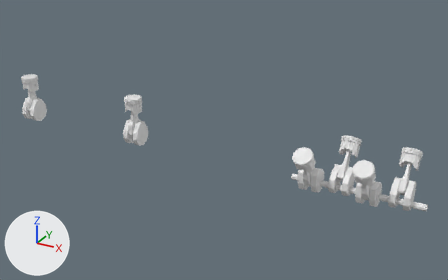
The Blender file piston.blend: old version first, new version second.
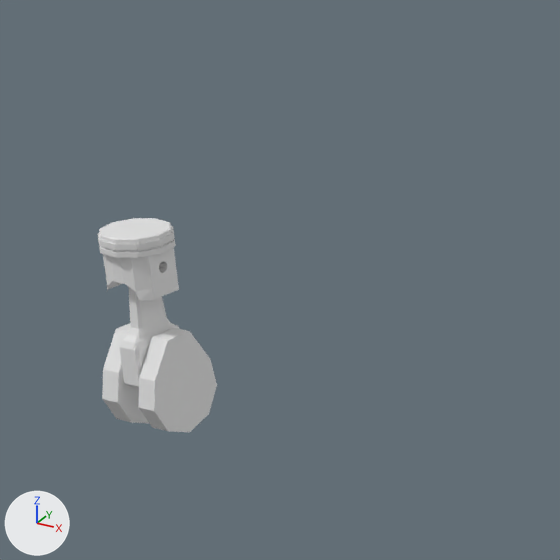
There are two pictures of each version: one whole from a 50 mm camera at (22.6, -59.6, 28.8) aimed at (-10.9, 1.3, -1.6), one close up on the part from 0% to 27% of the width and 10% to 53% of the height. Lighting does not change. The marker at lower left points along +X, +Y and +Z.
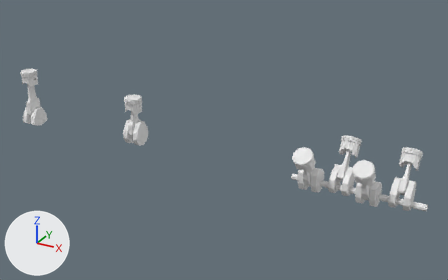
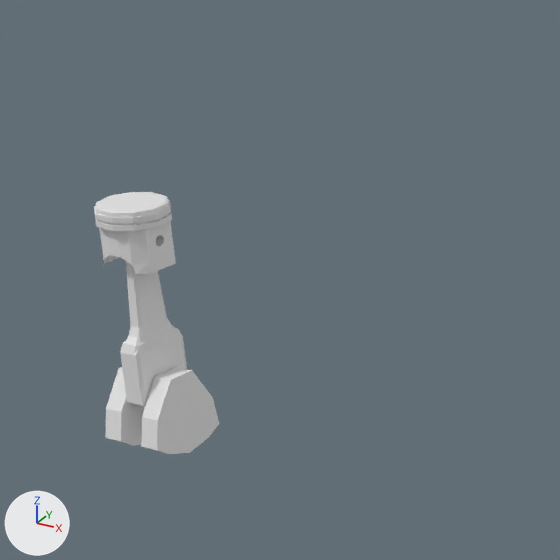
Commit message: Just about right

Pixel boxes [x1, y1, x2, y2] of what changed, in the close-ups (560 x 560 px; the box of a moved part takes in the faces that stretch with it):
'Cylinder.007', reshaped, moved (20% shorter)
    before: [102, 323, 217, 432]
    after: [105, 367, 219, 454]
'Cylinder.006', moved
    before: [98, 218, 179, 301]
    after: [94, 192, 176, 274]
'Cube.008', reshaped, moved (10% wider, 45% taller)
    before: [119, 287, 180, 388]
    after: [120, 262, 187, 409]
part 2 of me_cylinder_002, moved or reshaped
    before: [102, 364, 149, 423]
    after: [108, 398, 144, 445]
part 3 of me_cylinder_002, moved or reshaped
    before: [139, 331, 217, 432]
    after: [144, 371, 219, 454]

Edits to the bpy script that builds the scene:
```text
Change me_cube_001:
    used by ob_cube_008; location = (-40.94, -0.12, -2.24); rotation_euler = (-0.000629, -0.00219, 0.0), in degrees (0, -0.1, 0); scale = (0.366, 1.0, 1.0)
    remove me_cube_001.from_pydata(...)  # 184 vertices, 186 faces; spans x -1.0..1.0, y -1.0..1.0, z -0.44..3.6
    add me_cube_001.from_pydata(...)  # 200 vertices, 202 faces; spans x -1.0..1.0, y -1.0..1.0, z -1.22..4.13
    me_cube_001 part 1: 184 vertices removed from x -1.0..1.0, y -1.0..1.0, z -0.44..3.6; 200 vertices added at x -1.0..1.0, y -1.0..1.0, z -1.22..4.13
Change me_cylinder_002:
    where me_cylinder_002.from_pydata(...)  # 36 vertices, 22 faces; spans x -1.36..0.98, y -0.94..1.0, z -1.03..5.61
    used by ob_cylinder_007; location = (-41.7, -0.02, -2.92); rotation_euler = (-1.571, 1.375, -1.571), in degrees (-90, 79, -90); scale = (1.36, 1.36, 0.326)
    before: 2 (0.64, 0.77, -1.0), 3 (0.64, 0.77, 1.0), 6 (0.87, -0.5, -1.0) at pixel (116, 418), 7 (0.87, -0.5, 1.0) at pixel (132, 422)
    before: 20 (0.64, 0.77, 3.61), 21 (0.64, 0.77, 5.61) at pixel (208, 414), 24 (0.87, -0.5, 3.61) at pixel (152, 427), 25 (0.87, -0.5, 5.61) at pixel (168, 431)
    me_cylinder_002 part 2
    add for i in [2, 3, 6, 7]: me_cylinder_002.vertices[i].co += Vector((-0.38, -0.07, 0.0))
    me_cylinder_002.vertices[4].co: (0.98, 0.17, -1.0) -> (0.55, 0.09, -1.0)
    me_cylinder_002.vertices[5].co: (0.98, 0.17, 1.0) -> (0.55, 0.09, 1.0)
    me_cylinder_002 part 3
    add for i in [20, 21, 24, 25]: me_cylinder_002.vertices[i].co += Vector((-0.38, -0.07, 0.0))
    me_cylinder_002.vertices[22].co: (0.98, 0.17, 3.61) -> (0.55, 0.09, 3.61)
    me_cylinder_002.vertices[23].co: (0.98, 0.17, 5.61) -> (0.55, 0.09, 5.61)  # pixel (189, 432) -> pixel (190, 452)
Change ob_cylinder_006:
    ob_cylinder_006.location: (-40.99, -0.13, 1.55) -> (-40.99, -0.13, 2.38)
Change ob_cube_008:
    ob_cube_008.location: (-40.94, -0.12, -2.24) -> (-40.94, -0.11, -2.08)
Change ob_cylinder_007:
    ob_cylinder_007.location: (-41.7, -0.02, -2.92) -> (-41.7, -0.12, -4.17)
```
